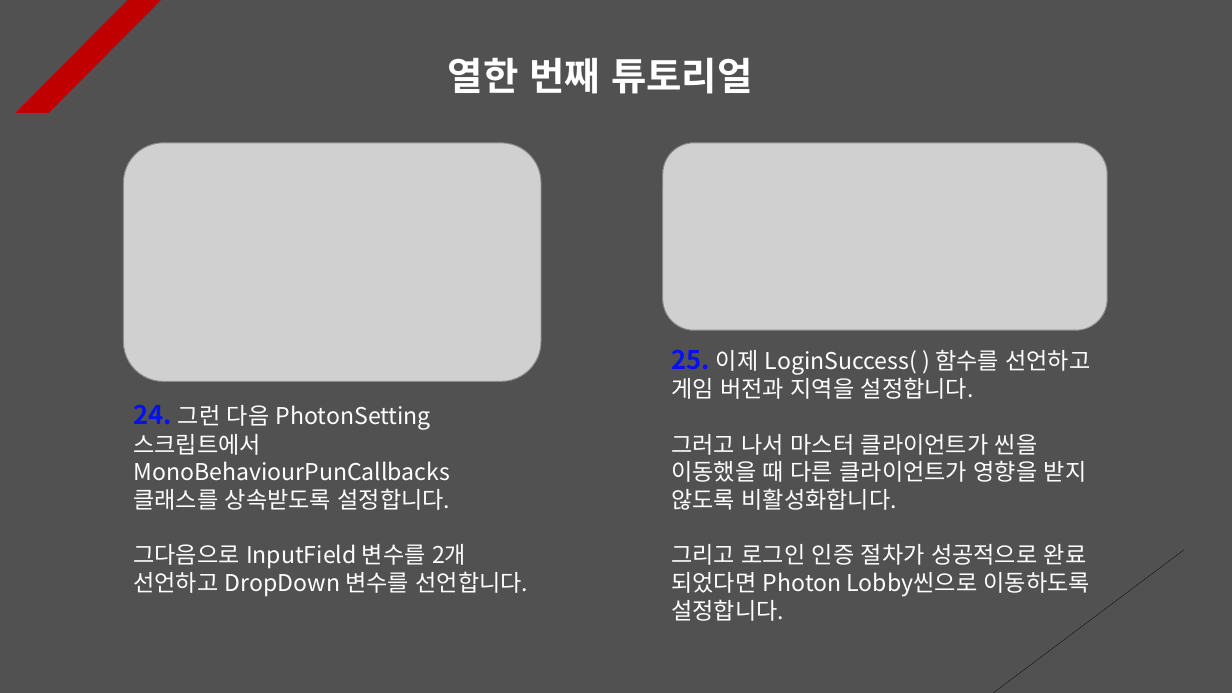
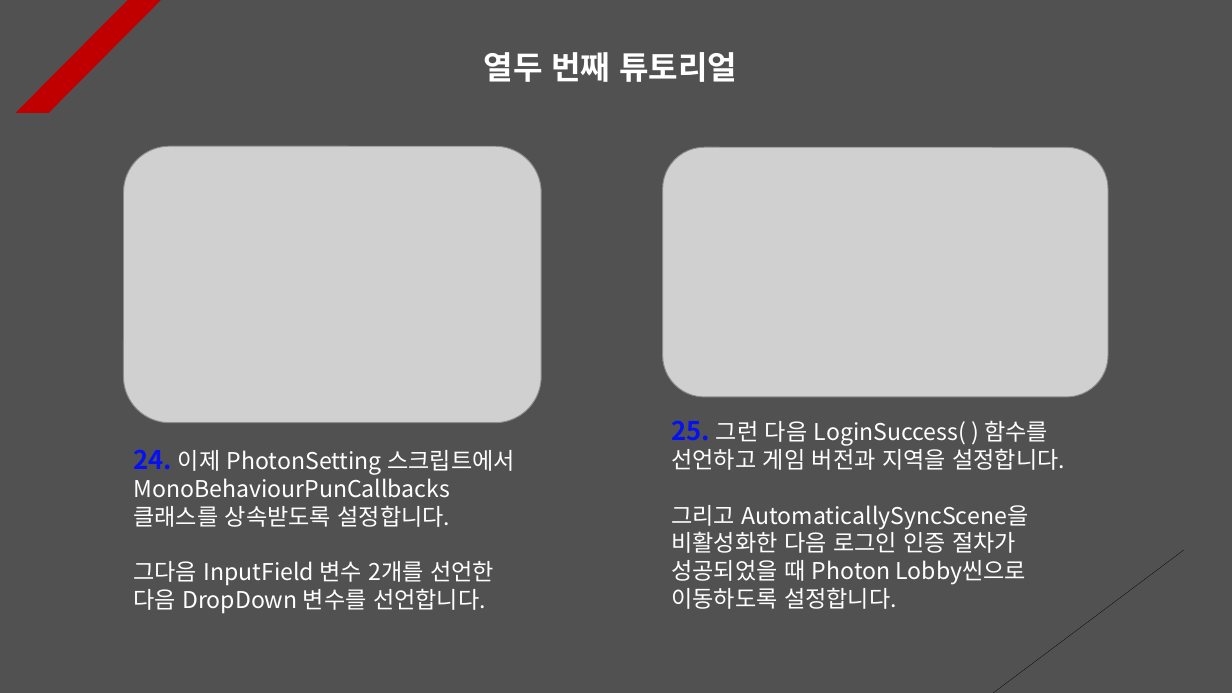
Before and after one commit to Unity2033/3D-UnityEngine, a slide deck: slide 12 of Assets/Class/Photon Server/PPT Data/Photon PlayFab.pptx (slide 11 before the commit). Drawn at 1232x693 pixels with LibreOffice and Linux fonts; fonts in the diff are those of the drawing; grey boxes stand for pictures. Boxes give left, top, right and bottom in pixels: in the first picture for what was removed or moved away, otherwise in the second. Text is boxed around its words. In the diff, an @@ line names an element or a change of style, - is before the commit and + after.

```diff
--- a/Assets/Class/Photon Server/PPT Data/Photon PlayFab.pptx
+++ b/Assets/Class/Photon Server/PPT Data/Photon PlayFab.pptx
@@ text at <box>484,52,737,82</box>: text changed; size 30 to 25 pt @@
-열한 번째 튜토리얼
+열두 번째 튜토리얼
@@ picture: place and size @@
-picture at <box>124,143,542,382</box>
+picture at <box>124,146,542,422</box>
@@ picture: place and size @@
-picture at <box>663,143,1107,331</box>
+picture at <box>663,147,1108,396</box>
@@ text at <box>133,449,515,613</box>: text changed @@
-24. 그런 다음 PhotonSetting 스크립트에서 MonoBehaviourPunCallbacks 클래스를 상속받도록 설정합니다.
-그다음으로 InputField 변수를 2개 선언하고 DropDown 변수를 선언합니다.
+24. 이제 PhotonSetting 스크립트에서 MonoBehaviourPunCallbacks 클래스를 상속받도록 설정합니다.
+그다음 InputField 변수 2개를 선언한 다음 DropDown 변수를 선언합니다.
@@ text at <box>671,420,1065,609</box>: text changed @@
-25. 이제 LoginSuccess( ) 함수를 선언하고 게임 버전과 지역을 설정합니다.
-그러고 나서 마스터 클라이언트가 씬을 이동했을 때 다른 클라이언트가 영향을 받지 않도록 비활성화합니다.
-그리고 로그인 인증 절차가 성공적으로 완료 되었다면 Photon Lobby씬으로 이동하도록 설정합니다.
+25. 그런 다음 LoginSuccess( ) 함수를 선언하고 게임 버전과 지역을 설정합니다.
+그리고 AutomaticallySyncScene을 비활성화한 다음 로그인 인증 절차가 성공되었을 때 Photon Lobby씬으로 이동하도록 설정합니다.
```
Also in this commit, not shown: 11 other slides changed, 2 slides added, 47 other files.
